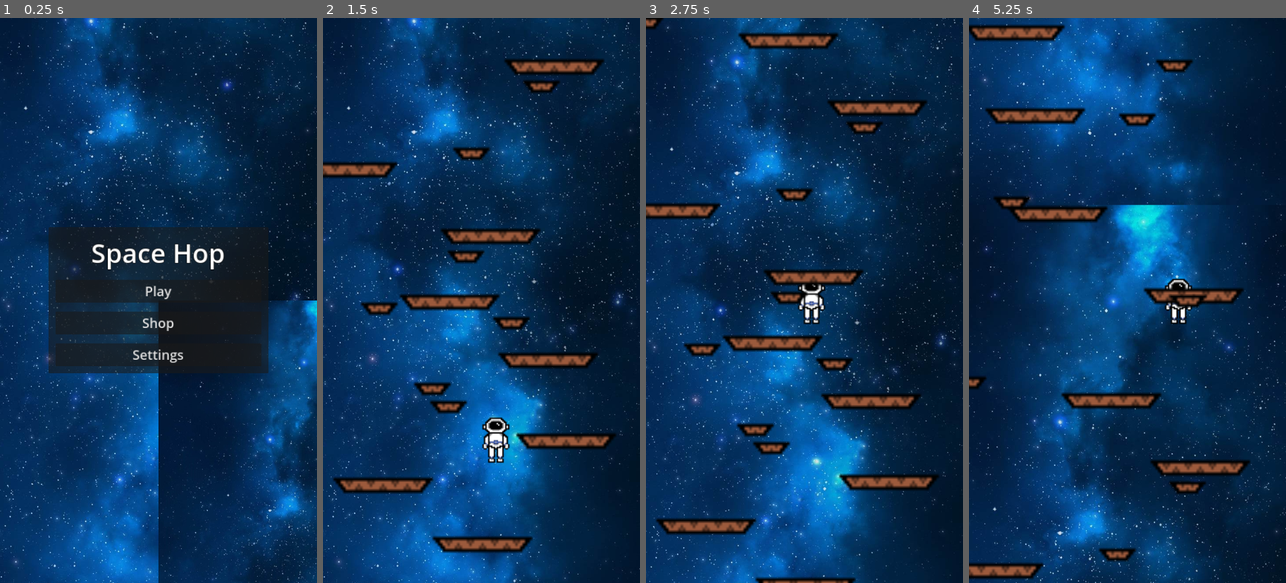
Above: before the commit, frames 1-4 (left to right).
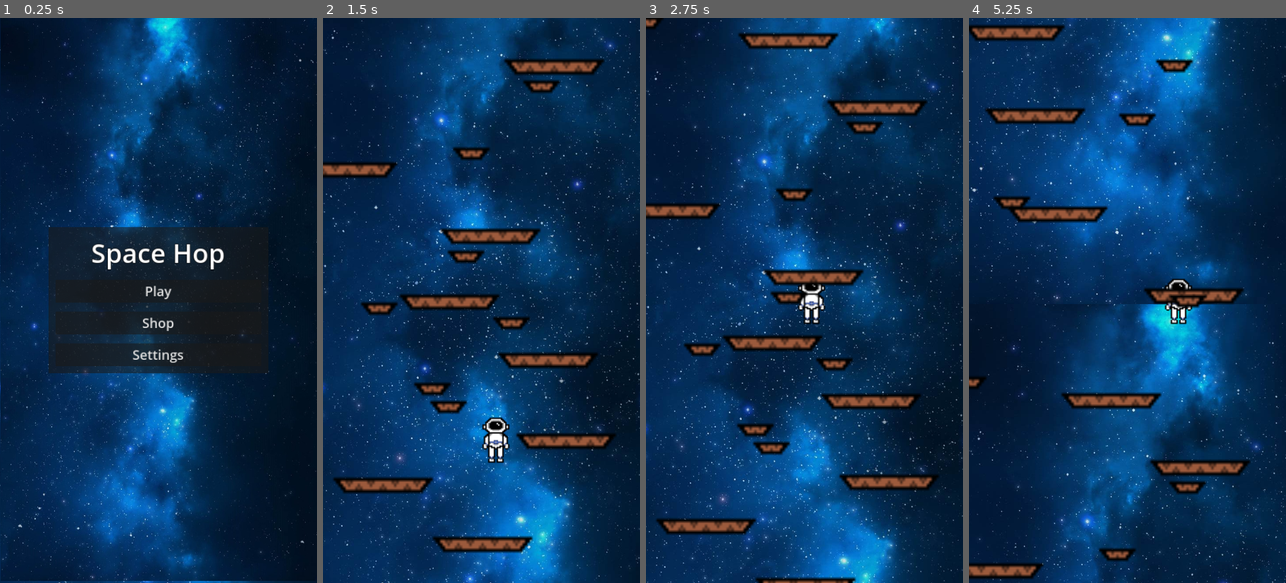
Above: after the commit, the same moments.

Repository: nlwens/SpaceHop
Game: Godot game, scene res://main_menu.tscn
Two runs of this game, one before a commit and one after it. Both use one fixed random seed, a clock stepped at 60 frames per second and the inputs below.
Inputs:
- Up to frame 1 (0.25 s): no input
- Up to frame 2 (1.5 s): click "Play" at 0.5 s; hold Right (ui_right) from 1.28 s (still down)
- Up to frame 3 (2.75 s): release Right (ui_right) at 2.03 s; hold Left (ui_left) from 2.03 s (still down)
- Up to frame 4 (5.25 s): release Left (ui_left) at 2.78 s; hold Right (ui_right) 2.78-4.28 s; hold Left (ui_left) from 4.28 s (still down)

The runs differ from the first frame. In frame 1, 44% of the frame differs, in the area x 0-100%, y 0-100%; in frame 2, 40%; in frame 3, 39%; in frame 4, 46%.

Commit message:
Adjusted games_scene location

Diff:
--- a/world.tscn
+++ b/world.tscn
@@ -35,6 +35,7 @@
 size = Vector2(109, 1389)
 
 [node name="world" type="Node2D"]
+position = Vector2(359, 644)
 script = ExtResource("1_oqe1j")
 metadata/_edit_horizontal_guides_ = [-641.0]
 metadata/_edit_vertical_guides_ = [-359.0]
@@ -89,6 +90,7 @@
 [node name="ParallaxBackground" type="ParallaxBackground" parent="."]
 
 [node name="ParallaxLayer" type="ParallaxLayer" parent="ParallaxBackground"]
+position = Vector2(421, 869)
 motion_mirroring = Vector2(1000, 2000)
 
 [node name="TextureRect" type="TextureRect" parent="ParallaxBackground/ParallaxLayer"]
